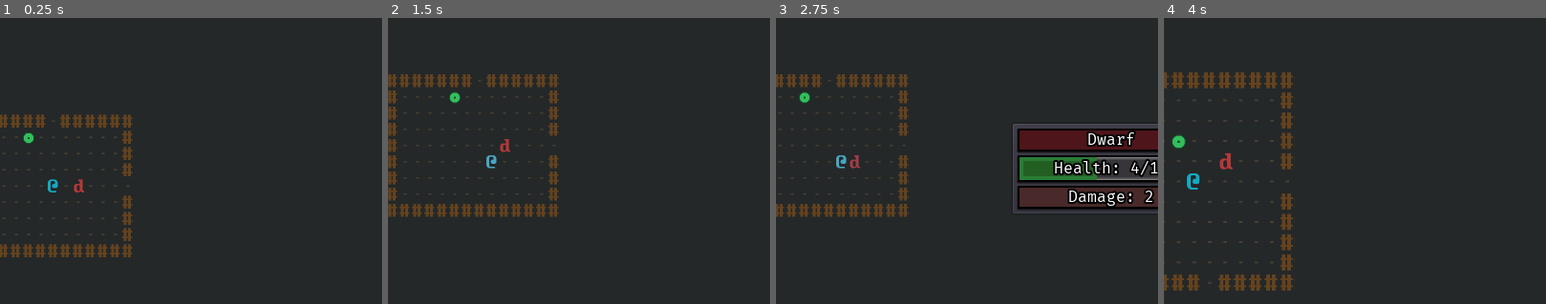
Above: before the commit, frames 1-4 (left to right).
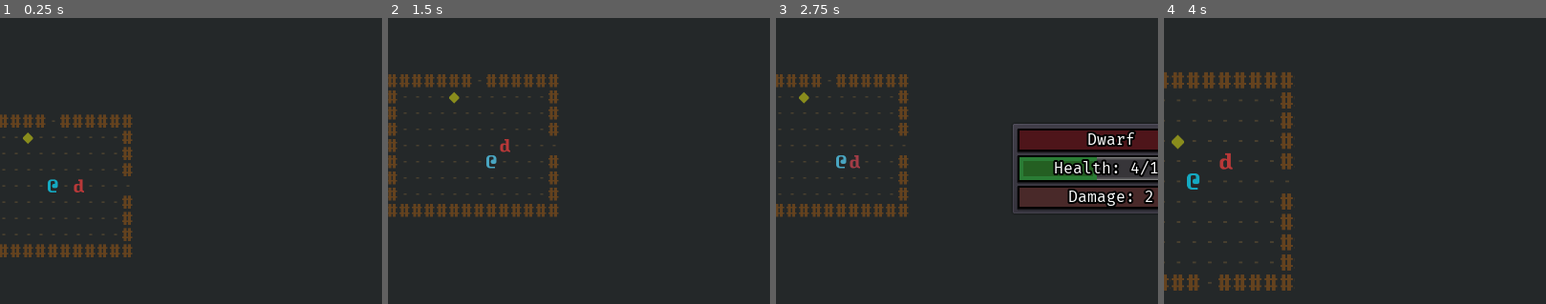
Above: after the commit, the same moments.

Repository: ZenCoderGames/ZRoguelikeGame
Game: Godot game, scene res://scene/main/MainScene.tscn
Same seed, same stepped clock (60 frames per second), same inputs: the game is played once before the commit and once after it.
Inputs:
- Up to frame 1 (0.25 s): no input
- Up to frame 2 (1.5 s): hold Right (move_right) 0.53-1.28 s; tap S (cam_move_down) at 0.6 s; hold Down (move_down) from 1.28 s (still down); tap A (cam_move_left) at 1.35 s
- Up to frame 3 (2.75 s): tap Enter at 2 s; release Down (move_down) at 2.03 s; hold Right (move_right) from 2.03 s (still down); tap D (cam_move_right) at 2.1 s
- Up to frame 4 (4 s): tap R (reset_dungeon) at 2.75, 3.5 s; release Right (move_right) at 2.78 s; hold Up (move_up) 2.78-3.53 s; tap W (cam_move_up) at 2.85 s; hold Left (move_left) from 3.53 s (still down); tap Q (cam_zoom_in) at 3.6 s
The pictures show only the part of the screen within x 43-93%, y 20-70%; the shares and areas given below are measured in that part.

The runs differ from the first frame. In frame 1, less than 0.1% of the frame differs, in the area x 6-9%, y 40-44%; in frame 2, less than 0.1%; in frame 3, less than 0.1%; in frame 4, 0.1%, in the area x 2-6%, y 40-46%.

Commit message:
Passives and Lifesteal

Diff:
--- a/project.godot
+++ b/project.godot
@@ -183,6 +183,11 @@
 "class": "ItemUI",
 "language": "GDScript",
 "path": "res://scripts/battle/ui/ItemUI.gd"
+}, {
+"base": "Reference",
+"class": "Passive",
+"language": "GDScript",
+"path": "res://scripts/battle/instance/characters/Passive.gd"
 }, {
 "base": "Reference",
 "class": "PassiveData",
@@ -270,6 +275,7 @@
 "Item": "",
 "ItemData": "",
 "ItemUI": "",
+"Passive": "",
 "PassiveData": "",
 "PlayerCharacter": "",
 "Spell": "",
--- a/resource/items.json
+++ b/resource/items.json
@@ -6,7 +6,7 @@
 			"description": "Just a simple sword\n(+2 damage)",
 			"fullDescription": "A simple rundown sword that is usually weilded by the untrained.\nIncreases the player's damage by +2",
 			"path": "entity/items/gear/Gear_Tier1.tscn",
-			"type": "EQUIPABLE",
+			"type": "GEAR",
 			"slot": "WEAPON",
 			"stats": [
 				{
@@ -21,7 +21,7 @@
 			"description": "A heavier more powerful sword\n(+4 damage)",
 			"fullDescription": "A larger heftier sword that packs a powerful punch.\nIncreases player's damage by +4",
 			"path": "entity/items/gear/Gear_Tier2.tscn",
-			"type": "EQUIPABLE",
+			"type": "GEAR",
 			"slot": "WEAPON",
 			"stats": [
 				{
@@ -31,12 +31,12 @@
 			]
 		},
 		{
-			"id": "SWORD_00",
-			"name": "Basic Sword",
-			"description": "Just a simple sword\n(+2 damage)",
-			"fullDescription": "A simple rundown sword that is usually weilded by the untrained.\nIncreases the player's damage by +2",
+			"id": "VAMPIRIC_SWORD",
+			"name": "Vampiric Sword",
+			"description": "A sword that leeches health back\n(+1 damage)\n[20% Lifesteal]",
+			"fullDescription": "A sword unearthed from the crypt of a vampire\nIncreases the player's damage by +1\nLeeches 20% of damage dealt by player",
 			"path": "entity/items/gear/Gear_Tier2.tscn",
-			"type": "EQUIPABLE",
+			"type": "GEAR",
 			"slot": "WEAPON",
 			"stats": [
 				{
--- a/resource/passives.json
+++ b/resource/passives.json
@@ -3,14 +3,14 @@
 		{
 			"id": "LIFESTEAL_SMALL",
 			"conditions": [
-				"ON_ATTACK"
+				"ON_ATTACK_CONNECT"
 			],
-			"actions": [
+			"timeline": [
 				{
 					"id": "LIFESTEAL",
 					"type": "LIFE_DRAIN",
 					"params": {
-						"percent": 0.2
+						"flatAmount": 2
 					}
 				}
 			]
--- a/scene/main/MainScene.tscn
+++ b/scene/main/MainScene.tscn
@@ -37,7 +37,7 @@
 enemyDamageColor = Color( 0.862745, 0.341176, 0.341176, 1 )
 timeBetweenMoves = 0.2
 debugSpawnEnemyInFirstRoom = "DWARF_00"
-debugSpawnItemInFirstRoom = "BARRIER"
+debugSpawnItemInFirstRoom = "VAMPIRIC_SWORD"
 debugStartRoomColor = Color( 0.0980392, 0.6, 0.105882, 1 )
 debugCriticalPathRoomColor = Color( 0.576471, 0.337255, 0.12549, 1 )
 debugEndRoomColor = Color( 0.792157, 0.270588, 0.270588, 1 )
--- a/scripts/battle/data/actions/ActionLifeDrainData.gd
+++ b/scripts/battle/data/actions/ActionLifeDrainData.gd
@@ -5,6 +5,10 @@
 const ID:String = "LIFE_DRAIN"
 
 var percent:float
+var flatAmount:int
 
 func _init(dataJS).(dataJS):
-	percent = params["percent"]
+	if params.has("percent"):
+		percent = params["percent"]
+	if params.has("flatAmount"):
+		flatAmount = params["flatAmount"]
--- a/scripts/battle/data/passives/PassiveData.gd
+++ b/scripts/battle/data/passives/PassiveData.gd
@@ -3,7 +3,7 @@
 var id:String
 var triggerConditions:Array
 
-var actions:Array
+var timeline:Array
 
 func _init(dataJS):
     id = dataJS["id"]
@@ -15,6 +15,6 @@
         else:
             print("ERROR: Invalid Condition Type For PassiveData - ", conditionStr)
 
-    var actionsJSList = dataJS["actions"]
+    var actionsJSList = dataJS["timeline"]
     for actionJS in actionsJSList:
-        actions.append(ActionDataTypes.create(actionJS))
+        timeline.append(ActionDataTypes.create(actionJS))
--- a/scripts/battle/instance/actions/ActionLifeDrain.gd
+++ b/scripts/battle/instance/actions/ActionLifeDrain.gd
@@ -6,8 +6,9 @@
 	pass
 
 func can_execute()->bool:
-	return true
+	return character.successfulDamageThisFrame>0
 
 func execute():
-	# TODO
-    pass
+    var lifeDrainData:ActionLifeDrainData = actionData as ActionLifeDrainData
+    character.modify_stat_value(StatData.STAT_TYPE.HEALTH, lifeDrainData.percent * character.successfulDamageThisFrame)
+    character.modify_stat_value(StatData.STAT_TYPE.HEALTH, lifeDrainData.flatAmount)
--- a/scripts/battle/instance/actions/ActionTypes.gd
+++ b/scripts/battle/instance/actions/ActionTypes.gd
@@ -11,7 +11,7 @@
 		return ActionDoDamageToTargets.new(actionData, parentChar)
 	elif actionData.type==ActionSetStatusData.ID:
 		return ActionSetStatus.new(actionData, parentChar)
-	elif actionData.type==ActionLifeDrain.ID:
+	elif actionData.type==ActionLifeDrainData.ID:
 		return ActionLifeDrain.new(actionData, parentChar)
 
 	print_debug("[ERROR] Invalid Action Type", actionData.type)
--- a/scripts/battle/instance/characters/Character.gd
+++ b/scripts/battle/instance/characters/Character.gd
@@ -26,6 +26,7 @@
 var targetList:Array = []
 
 var statusEffectList:Array = []
+var passiveList:Array = []
 
 signal OnCharacterMove(x, y)
 signal OnCharacterMoveToCell()
@@ -33,7 +34,11 @@
 signal OnStatChanged(character)
 signal OnDeath()
 
+signal OnPreAttack(defender, dmg)
+signal OnAttackConnect(defender, dmg)
+signal OnPostAttack(defender, dmg)
 signal OnHit(attacker, dmg)
+var successfulDamageThisFrame:int
 
 var originalColor:Color
 
@@ -153,13 +158,19 @@
 			Utils.create_return_tween_vector2(self, "position", self.position, self.position + Vector2(0, 5), 0.05, Tween.TRANS_BOUNCE, Tween.TRANS_LINEAR)
 
 		yield(get_tree().create_timer(0.075), "timeout")
-		entity.take_damage(self, get_stat_value(StatData.STAT_TYPE.DAMAGE))
+		var damageAmount:int = get_stat_value(StatData.STAT_TYPE.DAMAGE)
+		emit_signal("OnPreAttack", entity, damageAmount)
+		var damageDone = entity.take_damage(self, damageAmount)
+		if damageDone:
+			successfulDamageThisFrame = damageAmount
+			emit_signal("OnAttackConnect", entity, damageAmount)
+		emit_signal("OnPostAttack", entity, damageAmount)
 
 func take_damage(attacker, dmg):
 	if status.is_invulnerable():
 		emit_signal("OnHit", attacker, dmg)
 		show_blocked_text(attacker)
-		return
+		return false
 
 	var health = modify_stat_value(StatData.STAT_TYPE.HEALTH, -dmg)
 	emit_signal("OnHit", attacker, dmg)
@@ -173,6 +184,8 @@
 	else:
 		show_hit(attacker, dmg)
 		Dungeon.emit_signal("OnAttack", attacker, self, dmg)
+
+	return true
 
 func die():
 	currentRoom.enemy_died(self)
@@ -247,13 +260,14 @@
 	Utils.create_tween_vector2(damageText, "rect_position", startPos, endPos, 0.5, Tween.TRANS_BOUNCE, Tween.EASE_OUT)
 
 func pre_update():
-	pass
+	successfulDamageThisFrame = 0
 
 func update():
 	pass
 
 func post_update():
 	targetList = []
+	successfulDamageThisFrame = 0
 
 # TARGETING
 func add_target(target):
@@ -282,6 +296,13 @@
 
 func remove_status_effect(statusEffect):
 	statusEffectList.erase(statusEffect)
+
+# PASSIVES
+func add_passive(passiveData:PassiveData):
+	passiveList.append(Passive.new(self, passiveData))
+
+func remove_passive(passiveData):
+	passiveList.erase(passiveData)
 
 # HELPERS
 func is_in_room(room):
--- a/scripts/battle/instance/characters/Equipment.gd
+++ b/scripts/battle/instance/characters/Equipment.gd
@@ -16,6 +16,15 @@
 	character = characterRef
 	equippedSlots[Constants.ITEM_EQUIP_SLOT.WEAPON] = null
 	equippedSlots[Constants.ITEM_EQUIP_SLOT.BODY] = null
+	character.inventory.connect("OnItemAdded", self, "_on_item_added")
+
+func _on_item_added(item:Item):
+	if item.is_gear():
+		var itemSlot:int = item.data.slot
+		if equippedSlots[itemSlot]==null:
+			equip_item(item)
+	elif item.is_spell() and equippedSpells.size() < Constants.SPELL_MAX_SLOTS:
+		equip_item(item)
 
 func get_stat_bonus_from_equipped_items(statType):
 	var statValue:int = 0
@@ -51,6 +60,7 @@
 			emit_signal("OnItemUnEquipped", equippedSlots[slotType])
 		equippedItems.append(item)
 		equippedSlots[slotType] = item
+		item.on_equipped(character)
 		emit_signal("OnItemEquipped", item)
 
 func unequip_item(item):
@@ -61,6 +71,7 @@
 		var slotType:int = item.data.slot
 		if equippedSlots[slotType] != null:
 			equippedItems.erase(equippedSlots[slotType])
+			item.on_unequipped(character)
 			emit_signal("OnItemUnEquipped", equippedSlots[slotType])
 
 func activate_spell(spellItem):
--- /dev/null
+++ b/scripts/battle/instance/characters/Passive.gd
@@ -0,0 +1,24 @@
+class_name Passive
+
+var character
+var data:PassiveData
+var timelineActions:Array = []
+
+func _init(parentChar, passiveData:PassiveData):
+	character = parentChar
+	data = passiveData
+
+	for actionData in data.timeline:
+		var action:Action = ActionTypes.create(actionData, character)
+		if(action!=null):
+			timelineActions.append(action)
+
+	if data.triggerConditions.has(Constants.TRIGGER_CONDITION.ON_ATTACK_CONNECT):
+		character.connect("OnAttackConnect", self, "_on_character_attack_connect")
+
+func _on_character_attack_connect(defender, dmg):
+	_trigger_timeline()
+
+func _trigger_timeline():
+	for action in timelineActions:
+		action.execute()
--- a/scripts/battle/instance/items/Item.gd
+++ b/scripts/battle/instance/items/Item.gd
@@ -33,6 +33,14 @@
 		cell.entityObject.hide()
 	cell.clear_entity()
 
+func on_equipped(character):
+	if !data.passiveId.empty():
+		character.add_passive(Dungeon.dataManager.get_passive_data(data.passiveId))
+
+func on_unequipped(character):
+	if !data.passiveId.empty():
+		character.remove_passive(Dungeon.dataManager.get_passive_data(data.passiveId))
+
 func get_display_name():
 	return data.displayName
 
--- a/scripts/library/Constants.gd
+++ b/scripts/library/Constants.gd
@@ -45,4 +45,4 @@
 const INPUT_CAM_MOVE_DOWN: String = "cam_move_down"
 
 # GAMEPLAY
-enum TRIGGER_CONDITION { ON_ATTACK, ON_HIT, ON_START_TURN, ON_END_TURN, ON_MOVE, ON_SPELL_ACTIVATE }
+enum TRIGGER_CONDITION { ON_PRE_ATTACK, ON_ATTACK_CONNECT, ON_POST_ATTACK, ON_HIT, ON_START_TURN, ON_END_TURN, ON_MOVE, ON_SPELL_ACTIVATE }
Not shown, changed: todoProgress.txt
